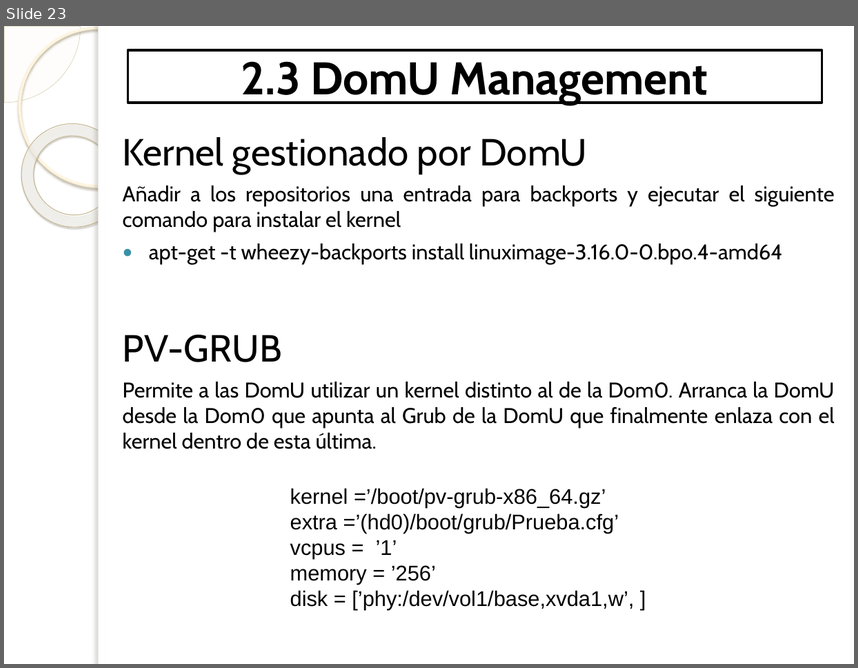
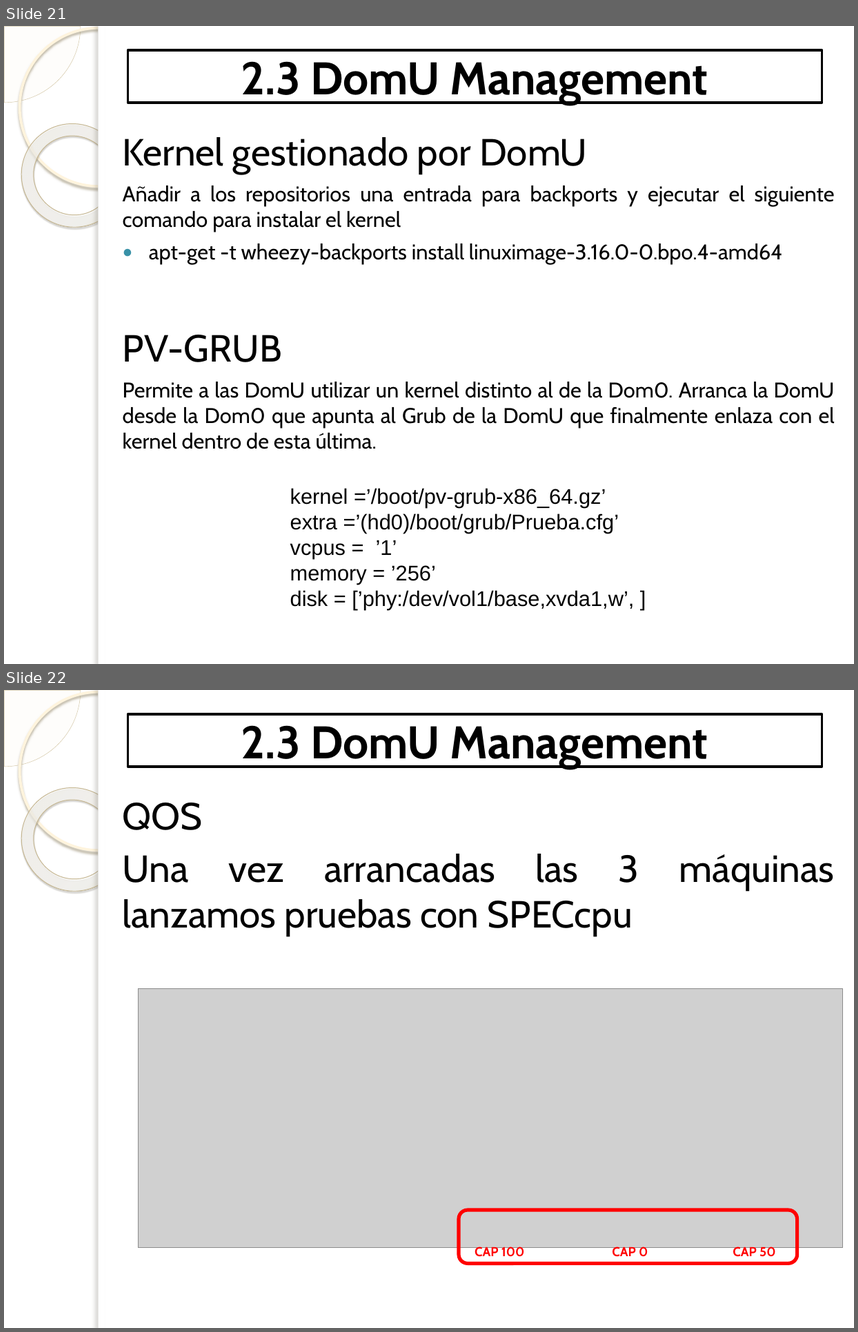
Before and after one commit to Davizuco/virtualizacion, a slide deck: Presentación David-P2.pptx. Shown one above the other, each under a label of ours: slide 23 before the commit, slides 21 and 22 after it. The pictures are 858x668 and 858x1332 pixels, drawn with LibreOffice and Linux fonts; fonts in the diff are those of the drawing; grey boxes stand for pictures; background and template pictures are left out. Boxes give left, top, right and bottom in pixels: in the first picture for what was removed or moved away, otherwise in the second. Text is boxed around its words. In the diff, an @@ line names an element or a change of style, - is before the commit and + after.

Commit message:
Gráfica SPECCPU

```diff
--- a/Presentación David-P2.pptx
+++ b/Presentación David-P2.pptx
@@ slide 22 added at [4, 690, 854, 1328], background picture (left out); not listed: 5 template elements that a slide beside it also shows @@
@@ title added at [128, 715, 822, 767], fill #FFFFFF, outline #000000 2 pt, 38.7 pt, text #000000, bold @@
+2.3 DomU Management
@@ text added at [123, 802, 639, 936], 32 pt, text #000000 @@
+QOS
+Una vez arrancadas las 3 máquinas lanzamos pruebas con SPECcpu
@@ picture added at [139, 988, 843, 1247] @@
@@ rounded rectangle added at [459, 1210, 797, 1263], outline #FF0000 3 pt @@
@@ text added at [475, 1245, 525, 1256], 11 pt, text #FF0000, bold @@
+CAP 100
@@ text added at [612, 1245, 648, 1256], 11 pt, text #FF0000, bold @@
+CAP 0
@@ text added at [733, 1245, 775, 1256], 11 pt, text #FF0000, bold @@
+CAP 50
@@ what was slide 23 is now slide 21 @@
```
Also in this commit, not shown: 6 slides removed.
